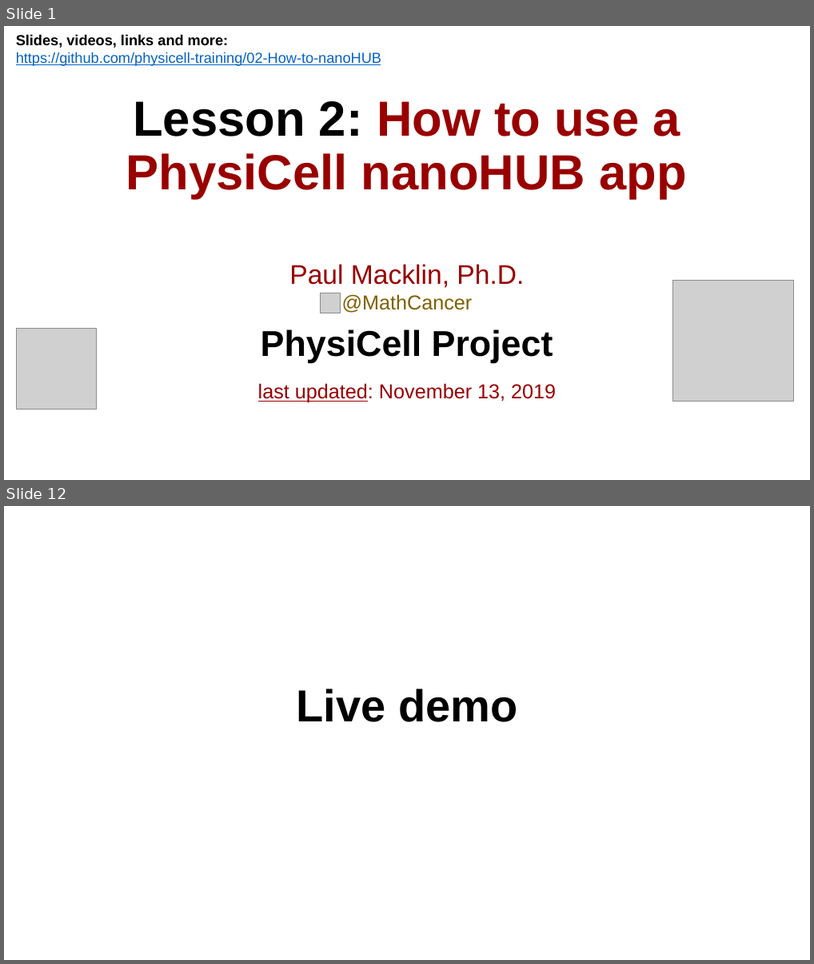
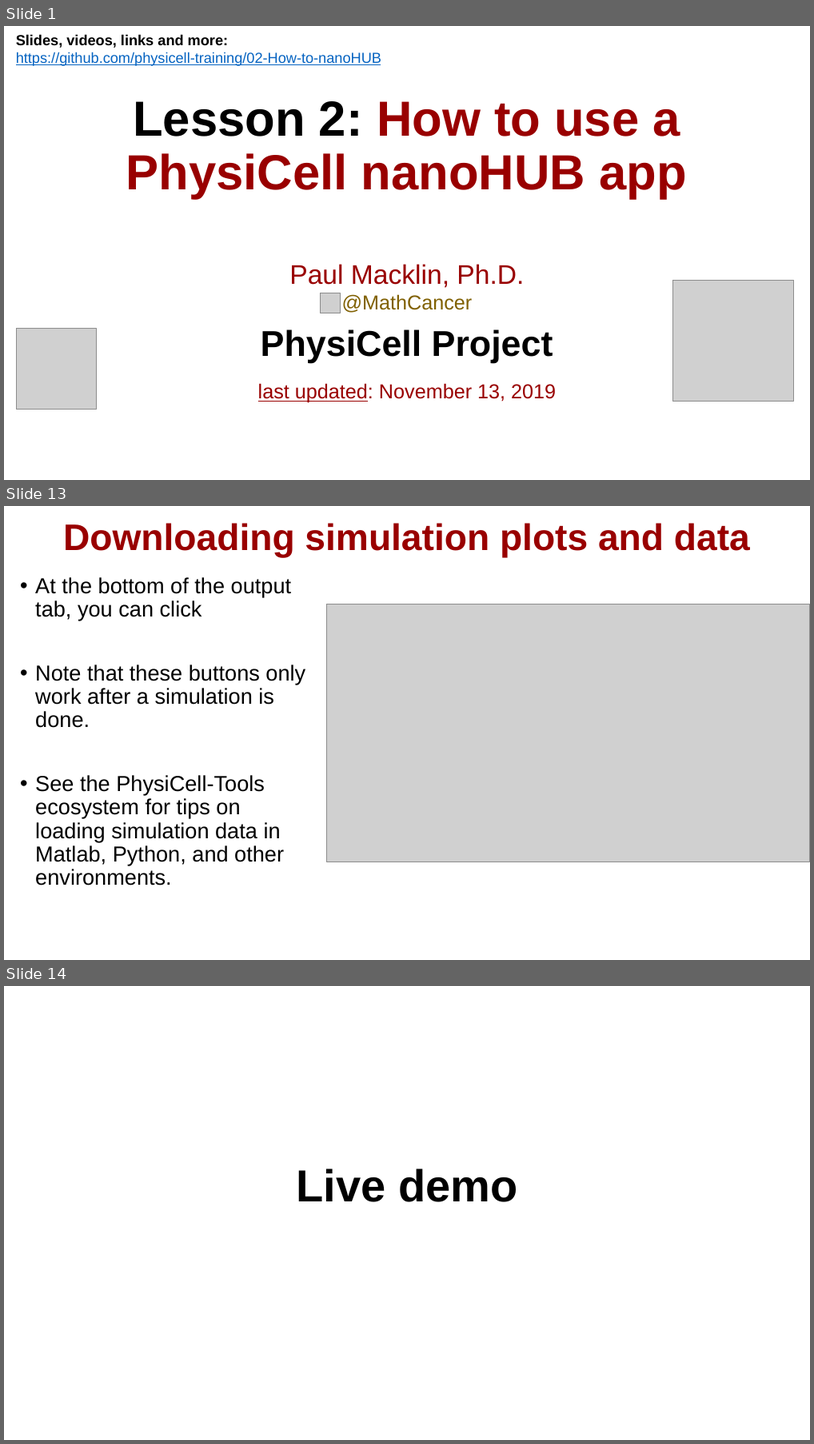
Before and after one commit to physicell-training/02-How-to-nanoHUB, a slide deck: pptx_source/02-How-to-nanoHUB.pptx. Shown one above the other, each under a label of ours: slides 1 and 12 before the commit, slides 1, 13 and 14 after it; the slides between them are not shown. The pictures are 814x964 and 814x1444 pixels, drawn with LibreOffice and Linux fonts; fonts in the diff are those of the drawing; grey boxes stand for pictures; background and template pictures are left out. Boxes give left, top, right and bottom in pixels: in the first picture for what was removed or moved away, otherwise in the second. Text is boxed around its words. In the diff, an @@ line names an element or a change of style, - is before the commit and + after.

```diff
--- a/pptx_source/02-How-to-nanoHUB.pptx
+++ b/pptx_source/02-How-to-nanoHUB.pptx
@@ slide 13 added at [4, 506, 810, 960], background #FFFFFF @@
@@ title added at [63, 523, 750, 557], 33 pt, text #990000, bold @@
+Downloading simulation plots and data
@@ text added at [35, 577, 306, 885], 19.4 pt, text #000000 @@
+• At the bottom of the output tab, you can click
+• Note that these buttons only work after a simulation is done.
+• See the PhysiCell-Tools ecosystem for tips on loading simulation data in Matlab, Python, and other environments.
@@ picture added at [326, 604, 810, 862] @@
@@ what was slide 12 is now slide 14 @@
```
Also in this commit, not shown: 5 slides changed, 6 other slides added, 5 slides removed, 1 other file.
